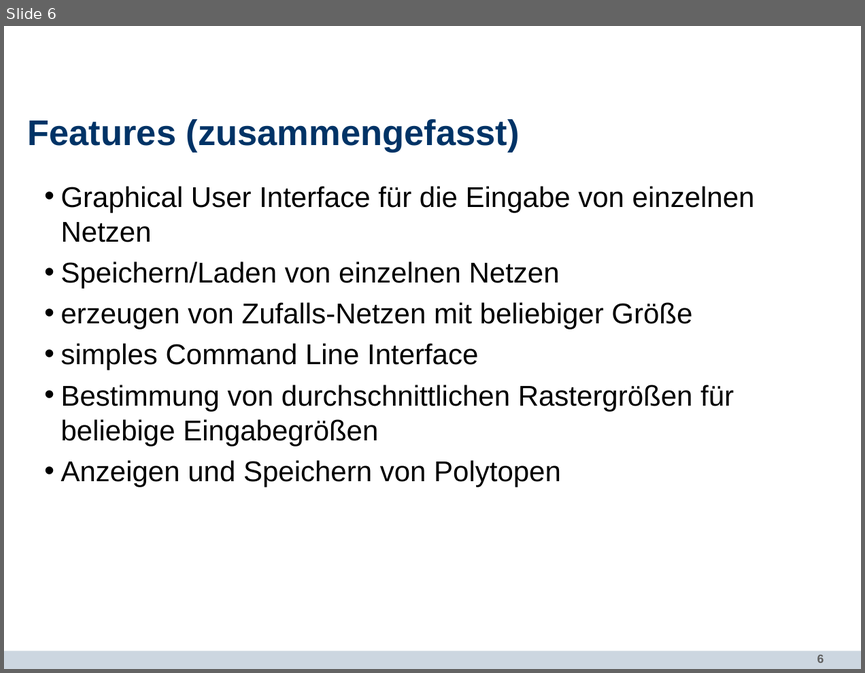
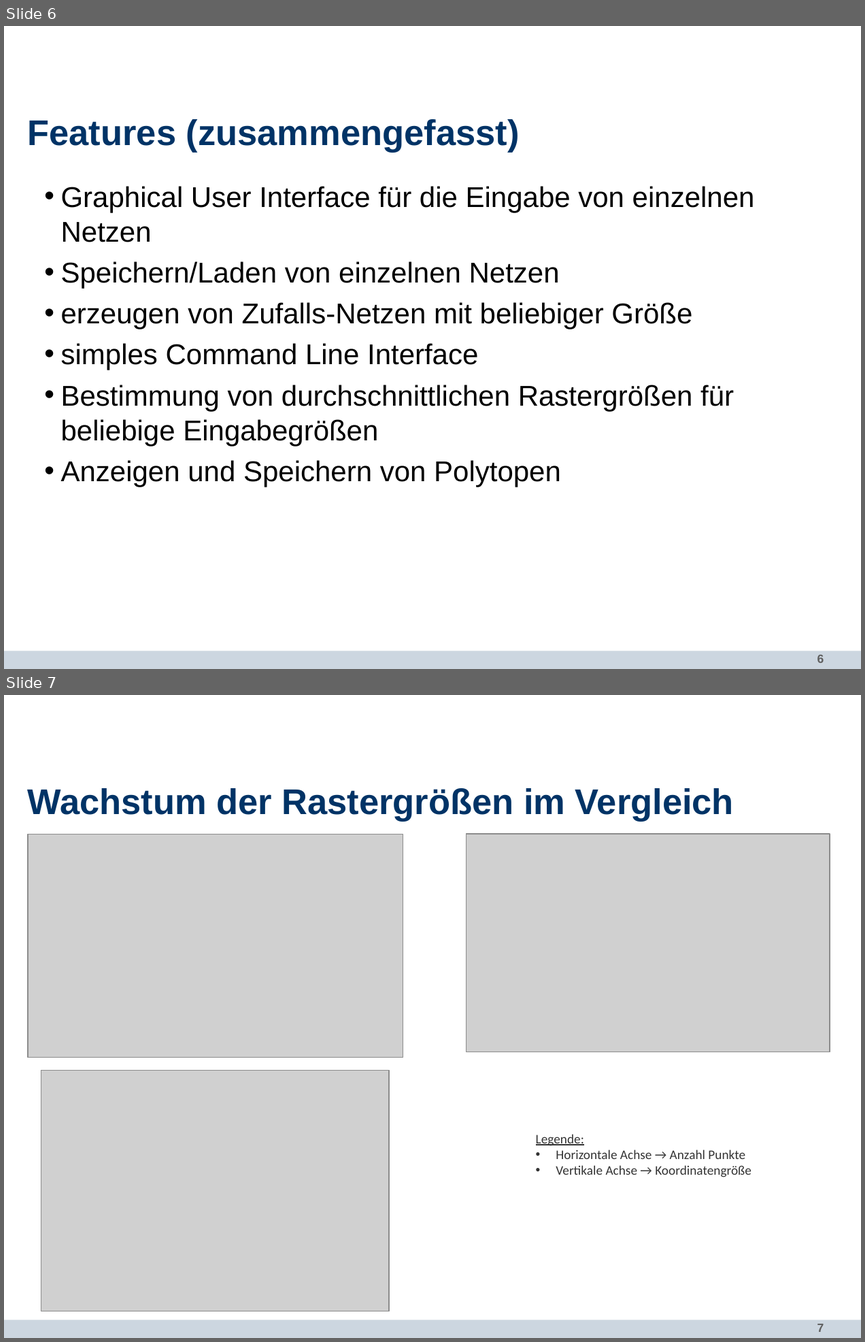
Before and after one commit to Torvin1/polytopelizer, a slide deck: Abschlusspräsentation.pptx. Shown one above the other, each under a label of ours: slide 6 before the commit, slides 6 and 7 after it. The pictures are 865x673 and 865x1342 pixels, drawn with LibreOffice and Linux fonts; fonts in the diff are those of the drawing; grey boxes stand for pictures; background and template pictures are left out. Boxes give left, top, right and bottom in pixels: in the first picture for what was removed or moved away, otherwise in the second. Text is boxed around its words. In the diff, an @@ line names an element or a change of style, - is before the commit and + after.

```diff
--- a/Abschlusspräsentation.pptx
+++ b/Abschlusspräsentation.pptx
@@ slide 7 added at [4, 695, 861, 1338], background #FFFFFF; not listed: 2 template elements that a slide beside it also shows @@
@@ title added at [28, 788, 734, 821], 30 pt, text #003366, bold @@
+Wachstum der Rastergrößen im Vergleich
@@ picture added at [28, 834, 403, 1057] @@
@@ picture added at [466, 834, 829, 1051] @@
@@ picture added at [41, 1070, 389, 1311] @@
@@ text added at [536, 1134, 751, 1177], 11 pt, text #333333 @@
+Legende:
+• Horizontale Achse → Anzahl Punkte
+• Vertikale Achse → Koordinatengröße
```
Also in this commit, not shown: 1 slide changed, 1 other slide added, 2 other files.
